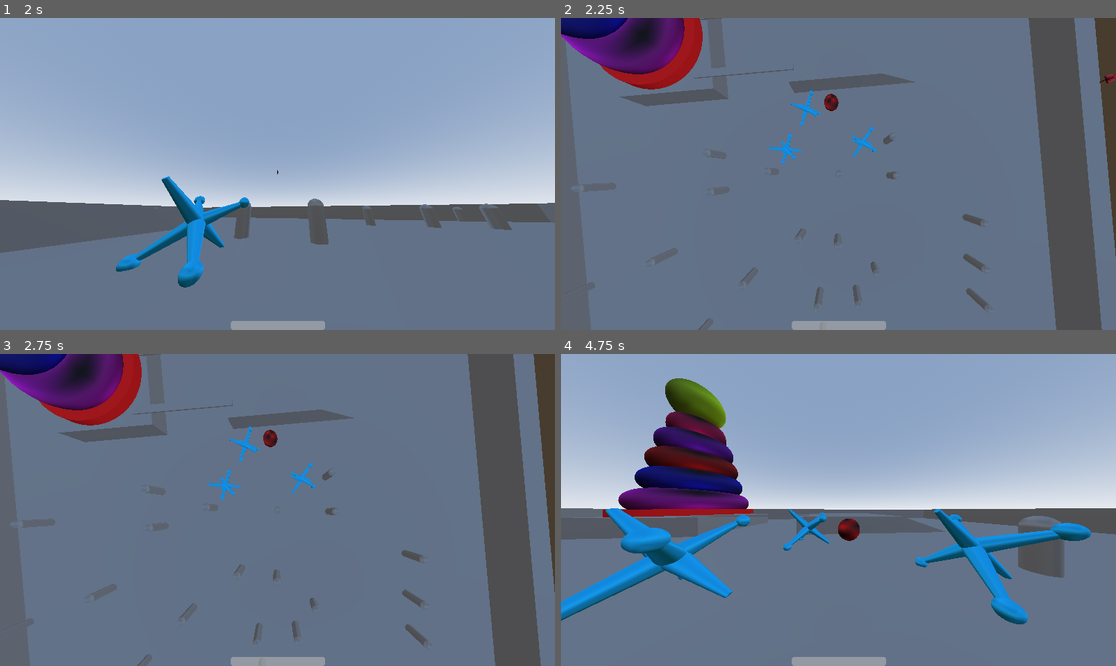
Above: before the commit, frames 1-4 (two rows, left to right).
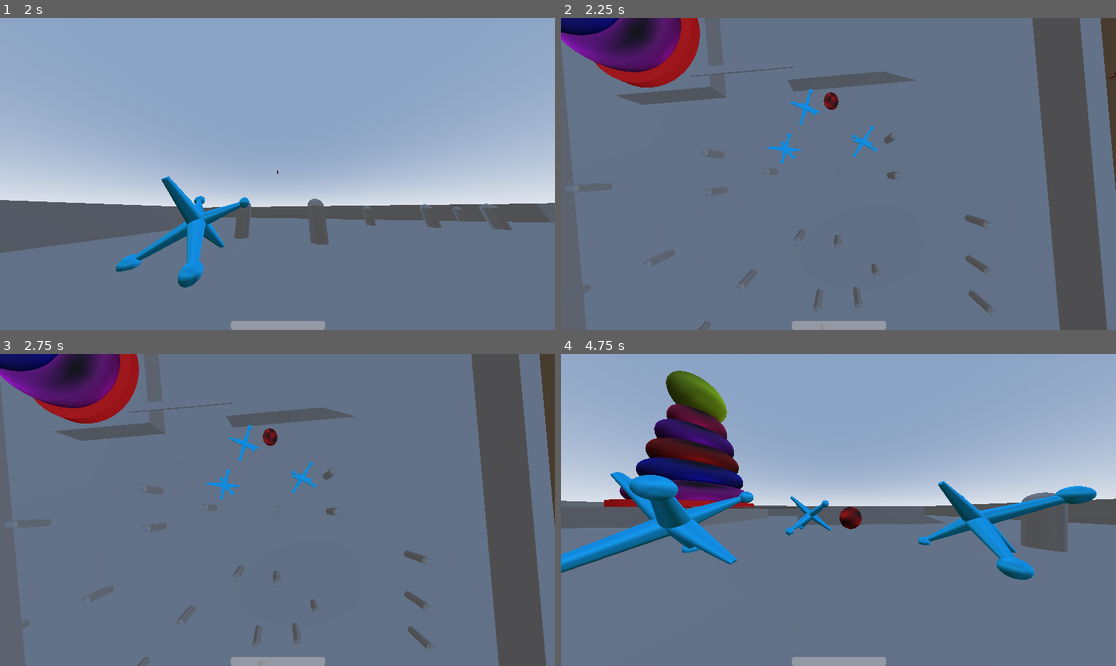
Above: after the commit, the same moments.

Repository: ravewyvern/bad-ideas-game-jam
Game: Godot game, scene res://Scenes/Menus/Main Menu.tscn
Same seed, same stepped clock (60 frames per second), same inputs: the game is played once before the commit and once after it.
Inputs (mouse positions are in pixels of both pictures, inside the frame that each line leads up to):
- Up to frame 1 (2 s): click "Level Selector" at 0.5 s; tap Enter at 1.25 s; move the mouse to (305, 174) at 1.27 s; hold O (Move.Forward) from 1.28 s (still down); hold Space (Move.Jump) from 1.28 s (still down); click (305, 174) at 1.42 s
- Up to frame 2 (2.25 s): keep holding O (Move.Forward); move the mouse to (810, 174) at 2.02 s; release Space (Move.Jump) at 2.03 s; tap Tab (Toggle.TopView) at 2.1 s
- Up to frame 3 (2.75 s): keep holding O (Move.Forward); tap Space (Move.Jump) at 2.27, 2.3, 2.57 s
- Up to frame 4 (4.75 s): tap Space (Move.Jump) at 2.75, 3.05, 4.25, 4.52, 4.55 s; move the mouse to (894, 441) at 2.77 s; release O (Move.Forward) at 2.78 s; press the mouse at (894, 441) at 2.78 s; hold , (Move.Right) 2.78-3.5 s; release the mouse at (894, 441) at 3.5 s; tap Enter at 3.5 s; drag from (810, 572) to (672, 463) at 3.52 s; move the mouse to (1005, 556) at 4.27 s; hold K (Move.Left) from 4.28 s (still down); hold Tab (Toggle.TopView) from 4.28 s (still down)

Frame 1 is identical in both runs. In frame 2, 5.1% of the frame differs, in the area x 0-100%, y 0-100%; in frame 3, 5.1%; in frame 4, 19%, in the area x 0-100%, y 5-87%.

Commit message:
Removed jump

Diff:
--- a/Scripts/player.gd
+++ b/Scripts/player.gd
@@ -93,10 +93,6 @@
 		fallheight += 1
 		velocity += get_gravity() * delta
 
-	# Handle jump.
-	if Input.is_action_just_released("Move.Jump") and is_on_floor():
-		velocity.y = JUMP_VELOCITY
-
 	# Get the input direction and handle the movement/deceleration.
 	var input_dir = Input.get_vector("Move.Left", "Move.Right", "Move.Forward", "Move.Back")
 	var direction = (transform.basis * Vector3(input_dir.x, 0, input_dir.y)).normalized()
